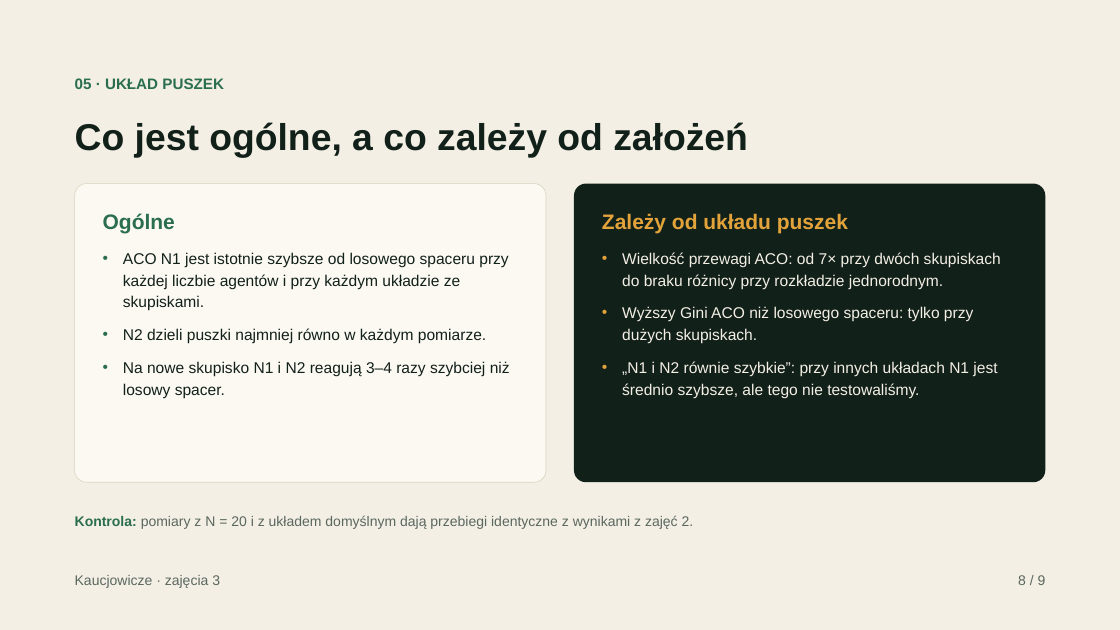
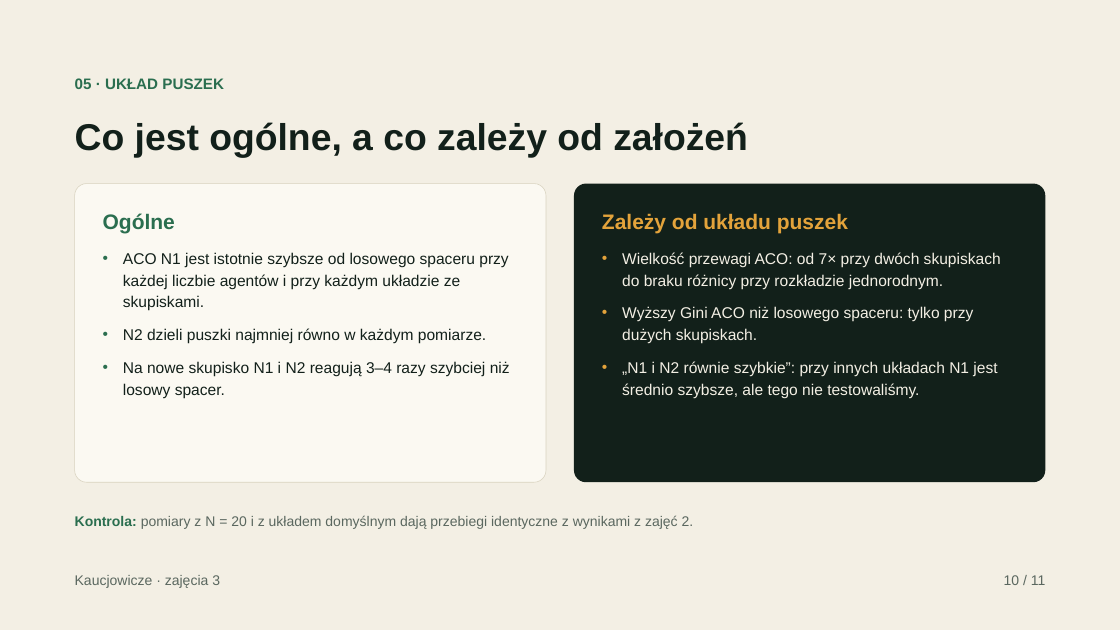
Before and after one commit to adpawel/kaucjowicze, a slide deck: slide 10 of docs/aiin_prezentacja_zajecia3.pptx (slide 8 before the commit). Drawn at 1120x630 pixels with LibreOffice and Linux fonts; fonts in the diff are those of the drawing. Boxes give left, top, right and bottom in pixels: in the first picture for what was removed or moved away, otherwise in the second. Text is boxed around its words. In the diff, an @@ line names an element or a change of style, - is before the commit and + after.

```diff
--- a/docs/aiin_prezentacja_zajecia3.pptx
+++ b/docs/aiin_prezentacja_zajecia3.pptx
@@ text at (1004, 575, 1046, 585): text changed @@
-8 / 9
+10 / 11
```
Also in this commit, not shown: 7 other slides changed, 2 slides added, 1 other file.
